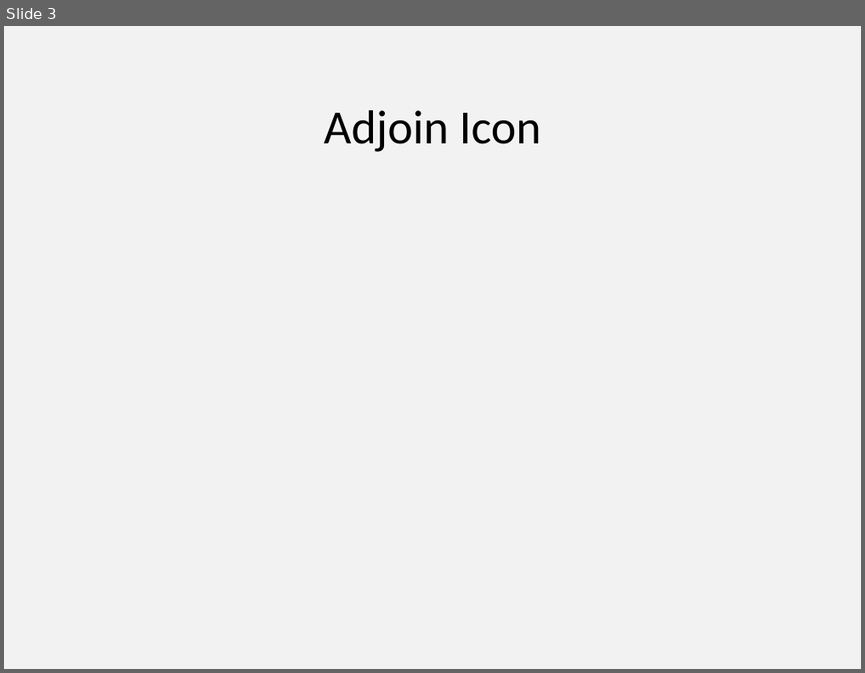
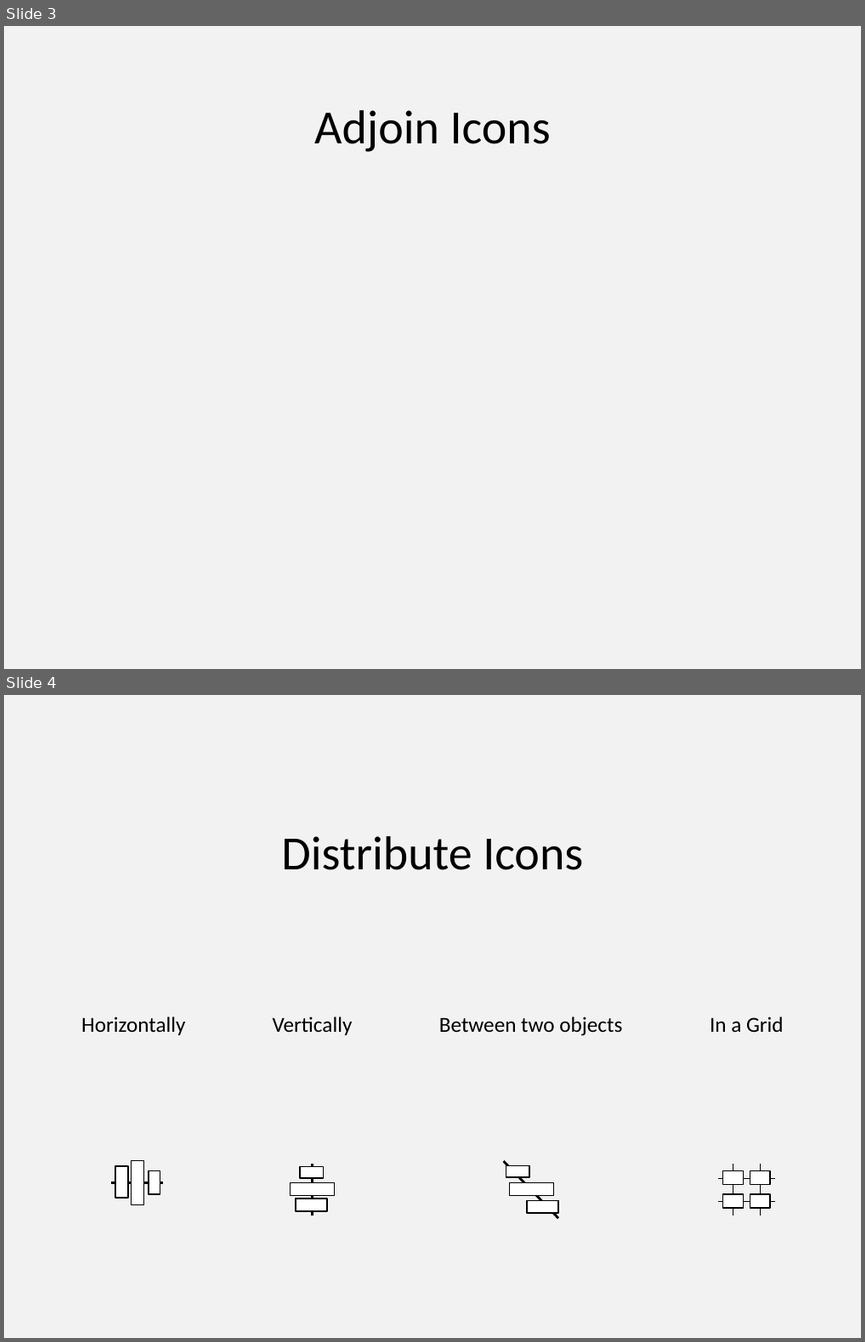
Before and after one commit to PowerPointLabs/PowerPointLabs, a slide deck: doc/Icons-PositionsLab.pptx. Shown one above the other, each under a label of ours: slide 3 before the commit, slides 3 and 4 after it. The pictures are 865x673 and 865x1342 pixels, drawn with LibreOffice and Linux fonts; fonts in the diff are those of the drawing. Boxes give left, top, right and bottom in pixels: in the first picture for what was removed or moved away, otherwise in the second. Text is boxed around its words. In the diff, an @@ line names an element or a change of style, - is before the commit and + after.

Commit message:
Added Powerpoint version of Distribute Icons
#35

```diff
--- a/doc/Icons-PositionsLab.pptx
+++ b/doc/Icons-PositionsLab.pptx
@@ slide 4 added at box(4, 695, 861, 1338), background #F2F2F2 @@
@@ text added at box(281, 836, 583, 870), 40 pt, text #000000 @@
+Distribute Icons
@@ text added at box(81, 1016, 185, 1035), 18 pt, text #000000 @@
+Horizontally
@@ text added at box(273, 1016, 352, 1035), 18 pt, text #000000 @@
+Vertically
@@ text added at box(439, 1016, 622, 1036), 18 pt, text #000000 @@
+Between two objects
@@ text added at box(710, 1016, 783, 1032), 18 pt, text #000000 @@
+In a Grid
@@ rectangle added at box(115, 1166, 128, 1198), fill #FFFFFF, outline #000000 1 pt @@
@@ rectangle added at box(132, 1161, 144, 1205), fill #FFFFFF, outline #000000 1 pt @@
@@ rectangle added at box(148, 1171, 160, 1194), fill #FFFFFF, outline #000000 1 pt @@
@@ rectangle added at box(300, 1166, 323, 1179), fill #FFFFFF, outline #000000 1 pt @@
@@ line added from (313, 1163) to (313, 1215), #000000 2 pt @@
@@ line added from (504, 1161) to (558, 1218), #000000 2 pt @@
@@ rectangle added at box(506, 1165, 529, 1178), fill #FFFFFF, outline #000000 1 pt @@
@@ line added from (775, 1179) to (718, 1179), #000000 0.75 pt @@
@@ rectangle added at box(723, 1170, 743, 1185), fill #FFFFFF, outline #000000 1 pt @@
@@ line added from (732, 1163) to (732, 1215), #000000 0.75 pt @@
@@ rectangle added at box(749, 1170, 769, 1185), fill #FFFFFF, outline #000000 1 pt @@
@@ line added from (760, 1163) to (760, 1215), #000000 0.75 pt @@
@@ line added from (162, 1183) to (111, 1183), #000000 2 pt @@
@@ rectangle added at box(290, 1183, 335, 1196), fill #FFFFFF, outline #000000 1 pt @@
@@ rectangle added at box(296, 1198, 327, 1211), fill #FFFFFF, outline #000000 1 pt @@
@@ rectangle added at box(510, 1183, 554, 1196), fill #FFFFFF, outline #000000 1 pt @@
@@ rectangle added at box(527, 1200, 558, 1213), fill #FFFFFF, outline #000000 1 pt @@
@@ line added from (775, 1202) to (718, 1202), #000000 0.75 pt @@
@@ rectangle added at box(723, 1194, 743, 1208), fill #FFFFFF, outline #000000 1 pt @@
@@ rectangle added at box(749, 1194, 769, 1208), fill #FFFFFF, outline #000000 1 pt @@
@@ slide 3 changed as well @@
@@ text at box(314, 110, 551, 152): text changed @@
-Adjoin Icon
+Adjoin Icons
```
Also in this commit, not shown: 4 other slides changed, 1 slide removed.
